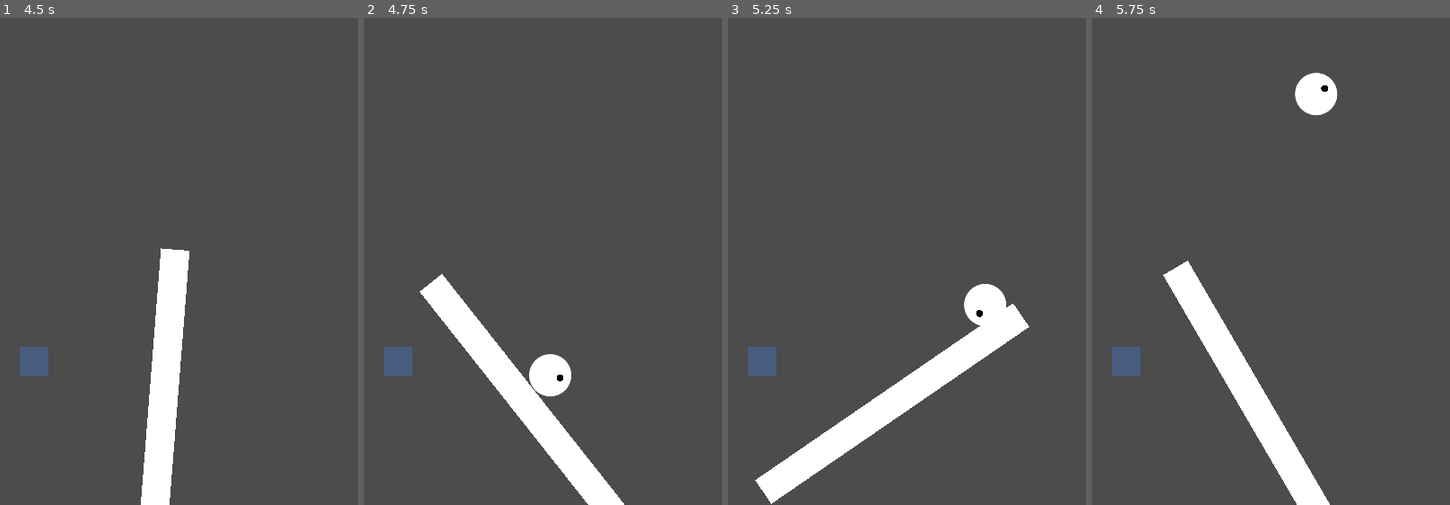
Above: before the commit, frames 1-4 (left to right).
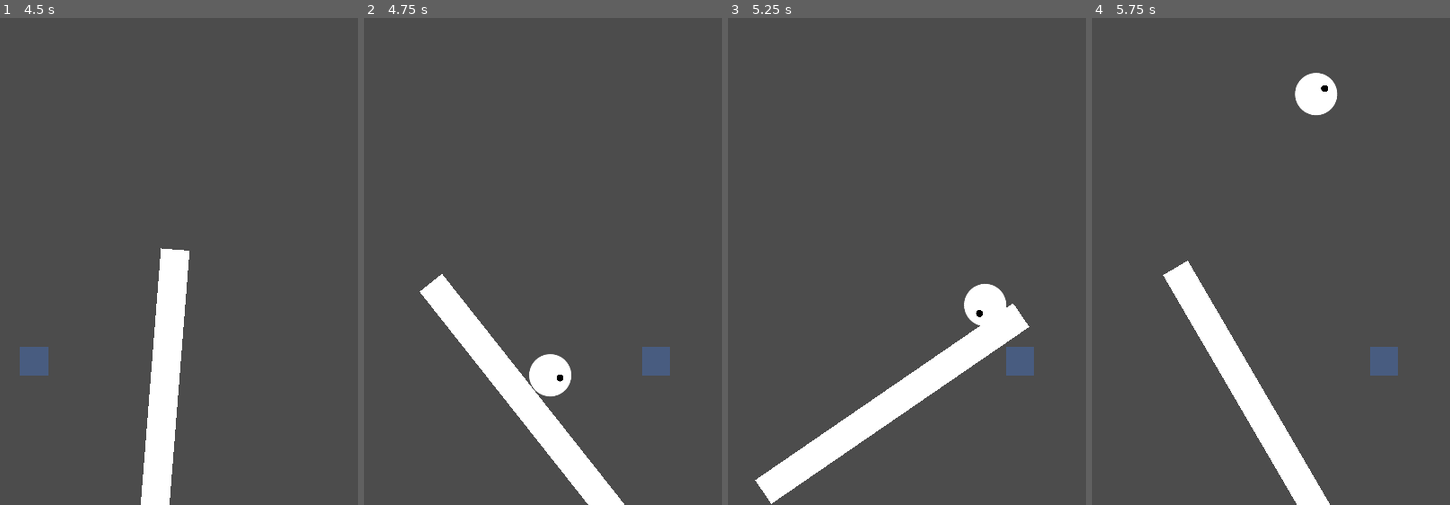
Above: after the commit, the same moments.

Repository: m039/UncontrollableStick
Game: Godot game, scene res://Levels/Level1.tscn
Two runs of this game, one before a commit and one after it. Both use one fixed random seed, a clock stepped at 60 frames per second and the inputs below.
Inputs:
- Up to frame 1 (4.5 s): tap Enter at 0.5 s; hold Right (ui_right) 0.53-1.28 s; hold Left (ui_left) 1.28-2.03 s; hold Right (ui_right) 2.03-3.53 s; hold Left (ui_left) from 3.53 s (still down)
- Up to frame 2 (4.75 s): keep holding Left (ui_left)
- Up to frame 3 (5.25 s): keep holding Left (ui_left)
- Up to frame 4 (5.75 s): keep holding Left (ui_left)

Frame 1 is identical in both runs. In frame 2, 0.9% of the frame differs, in the area x 5-86%, y 67-74%; in frame 3, 0.9%; in frame 4, 0.9%.

Commit message:
Fixed collision issues.

Diff:
--- a/Levels/BaseLevel.gd
+++ b/Levels/BaseLevel.gd
@@ -4,7 +4,13 @@
 
 export (PackedScene) var Ball
 
+func _ready():
+	print("Ready");
+
 func _on_ball_screen_exited():
+	_on_restart();
+
+func _on_restart():
 	pass
 
 func create_ball(pos):
--- a/Levels/Level1.gd
+++ b/Levels/Level1.gd
@@ -6,14 +6,22 @@
 var checkpoints = []
 
 func _ready():
+	start_game()
+
+func _on_restart():
+	start_game()
+
+func start_game():
+	if ball != null:
+		delete_ball(ball)
+
 	ball = create_ball($StartPosition.position)
+	checkpoints.clear()
 
 	for i in range($Checkpoints.get_child_count()):
 		var child = $Checkpoints.get_child(i)
-		if i == 0:
-			child.show()
-		else:
-			child.hide()
+		set_checkpoint_enabled(child, i == 0)
+		child.disconnect("body_entered", self, "_on_checkpoint_entered")
 		child.connect("body_entered", self, "_on_checkpoint_entered", [child])
 		checkpoints.append(child)
 
@@ -22,14 +30,17 @@
 		_on_ball_entered(ball, checkpoint)
 
 func _on_ball_entered(ball, checkpoint):
-	checkpoint.hide()
+	set_checkpoint_enabled(checkpoint, false)
 
 	if checkpoints.size() == 1:
 		print("Finished the level")
 	else:
 		checkpoints.erase(checkpoint)
-		checkpoints[0].show()
+		set_checkpoint_enabled(checkpoints[0], true)
 
-func _on_ball_screen_exited():
-	delete_ball(ball)
-	ball = create_ball($StartPosition.position)
+func set_checkpoint_enabled(checkpoint, value):
+	checkpoint.set_collision_enabled(value)
+	if (value):
+		checkpoint.show()
+	else:
+		checkpoint.hide()
--- a/Objects/Ball.gd
+++ b/Objects/Ball.gd
@@ -4,5 +4,24 @@
 
 signal screen_exited
 
+enum State {
+	NORMAL,
+	ACTIVE
+}
+
+export (Color) var smallDotNormalColor = Color(0, 0, 0, 1)
+
+export (Color) var smallDotActiveColor = Color(0, 0, 1, 1)
+
+func _ready():
+	set_state(State.NORMAL)
+
 func _on_VisibilityNotifier_screen_exited():
 	emit_signal("screen_exited")
+
+func set_state(state):
+	match state:
+		State.NORMAL:
+			$SmallDot.modulate = smallDotNormalColor
+		State.ACTIVE:
+			$SmallDot.modulate = smallDotActiveColor
--- a/Objects/Ball.tscn
+++ b/Objects/Ball.tscn
@@ -1,7 +1,7 @@
 [gd_scene load_steps=5 format=2]
 
 [ext_resource path="res://Objects/Ball.gd" type="Script" id=1]
-[ext_resource path="res://Art/Circle_100x100.png" type="Texture" id=2]
+[ext_resource path="res://Assets/Art/Circle_100x100.png" type="Texture" id=2]
 
 [sub_resource type="PhysicsMaterial" id=1]
 friction = 0.1
@@ -19,7 +19,7 @@
 continuous_cd = 1
 script = ExtResource( 1 )
 
-[node name="CollisionShape2D" type="CollisionShape2D" parent="."]
+[node name="CollisionShape" type="CollisionShape2D" parent="."]
 scale = Vector2( 0.440001, 0.440001 )
 shape = SubResource( 2 )
 
--- /dev/null
+++ b/Objects/BallCheckpointArea.gd
@@ -0,0 +1,4 @@
+extends Area2D
+
+func set_collision_enabled(value):
+	$CollisionShape.set_deferred("disabled", !value)
--- a/Objects/BallCheckpointArea.tscn
+++ b/Objects/BallCheckpointArea.tscn
@@ -1,16 +1,18 @@
-[gd_scene load_steps=3 format=2]
+[gd_scene load_steps=4 format=2]
 
-[ext_resource path="res://Art/Square_100x100.png" type="Texture" id=1]
+[ext_resource path="res://Objects/BallCheckpointArea.gd" type="Script" id=1]
+[ext_resource path="res://Assets/Art/Square_100x100.png" type="Texture" id=2]
 
 [sub_resource type="RectangleShape2D" id=1]
 extents = Vector2( 20, 20 )
 
 [node name="BallCheckpointArea" type="Area2D"]
+script = ExtResource( 1 )
 
 [node name="Sprite" type="Sprite" parent="."]
 modulate = Color( 0.254902, 0.470588, 0.854902, 0.368627 )
 scale = Vector2( 0.4, 0.4 )
-texture = ExtResource( 1 )
+texture = ExtResource( 2 )
 
-[node name="CollisionShape2D" type="CollisionShape2D" parent="."]
+[node name="CollisionShape" type="CollisionShape2D" parent="."]
 shape = SubResource( 1 )
--- a/Objects/Stick.tscn
+++ b/Objects/Stick.tscn
@@ -1,7 +1,8 @@
 [gd_scene load_steps=5 format=2]
 
 [ext_resource path="res://Objects/Stick.gd" type="Script" id=1]
-[ext_resource path="res://Art/Square_100x100.png" type="Texture" id=2]
+[ext_resource path="res://Assets/Art/Square_100x100.png" type="Texture" id=2]
+
 
 [sub_resource type="PhysicsMaterial" id=1]
 friction = 0.0
--- a/project.godot
+++ b/project.godot
@@ -9,12 +9,18 @@
 config_version=4
 
 _global_script_classes=[ {
+"base": "RigidBody2D",
+"class": "Ball",
+"language": "GDScript",
+"path": "res://Objects/Ball.gd"
+}, {
 "base": "Node",
 "class": "BaseLevel",
 "language": "GDScript",
 "path": "res://Levels/BaseLevel.gd"
 } ]
 _global_script_class_icons={
+"Ball": "",
 "BaseLevel": ""
 }
 
Renamed: Art/Circle_100x100.png -> Assets/Art/Circle_100x100.png
Not shown, changed: Assets/Art/Circle_100x100.png.import
Renamed: Art/Square_100x100.png -> Assets/Art/Square_100x100.png
Not shown, changed: Assets/Art/Square_100x100.png.import
